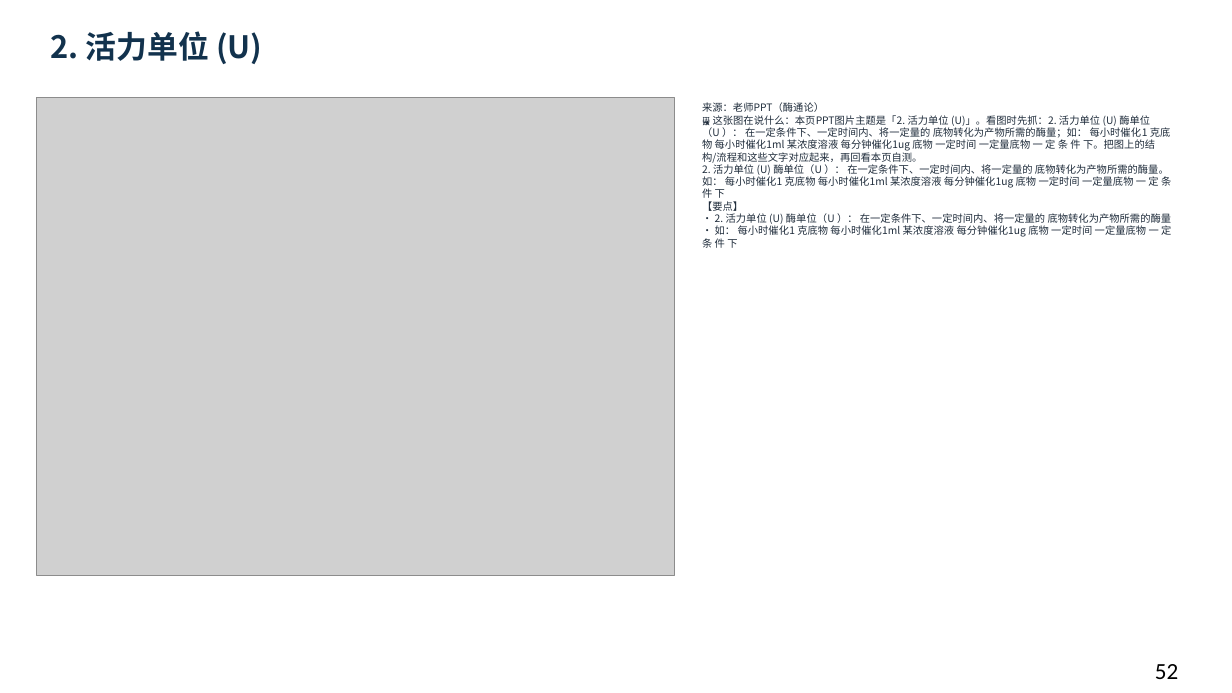
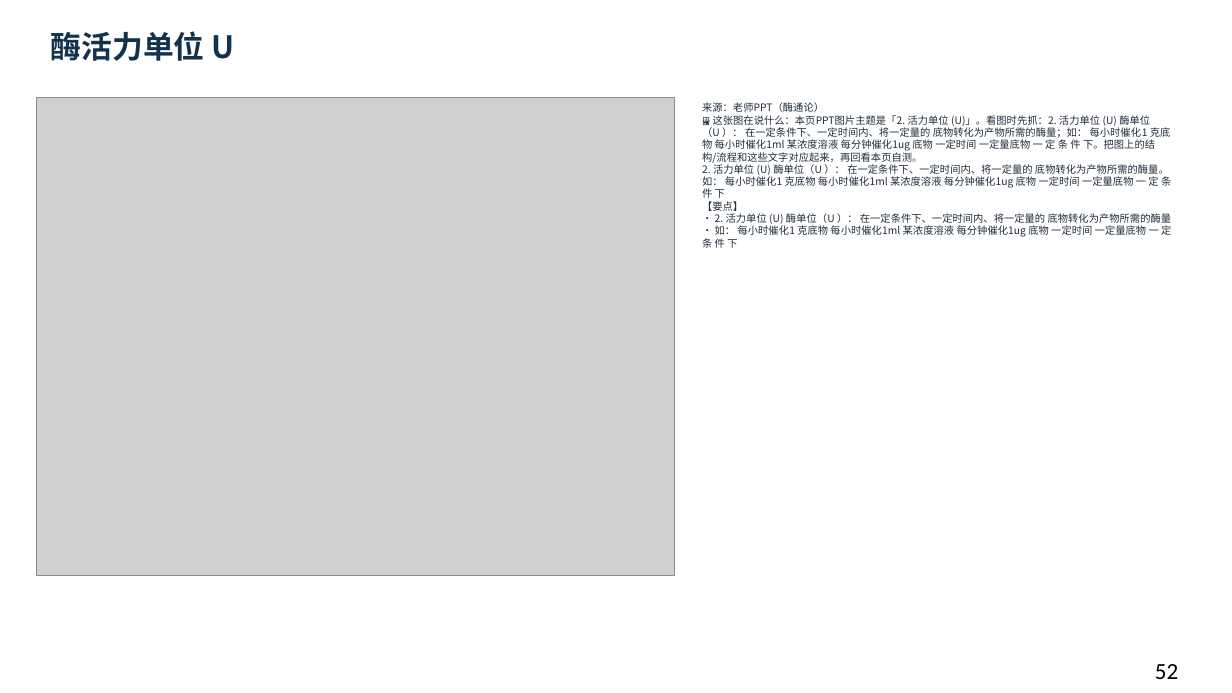
Before and after one commit to newkan-li/Biochemistry, a slide deck: slide 52 of downloads/bc06-ai-style.pptx. Drawn at 1232x693 pixels with LibreOffice and Linux fonts; fonts in the diff are those of the drawing; grey boxes stand for pictures. Boxes give left, top, right and bottom in pixels: in the first picture for what was removed or moved away, otherwise in the second. Text is boxed around its words. In the diff, an @@ line names an element or a change of style, - is before the commit and + after.

```diff
--- a/downloads/bc06-ai-style.pptx
+++ b/downloads/bc06-ai-style.pptx
@@ text at bbox=[51, 31, 235, 61]: text changed @@
-2. 活力单位 (U)
+酶活力单位 U
```
Also in this commit, not shown: 11 other slides changed, 6 slides added, 6 other files.
